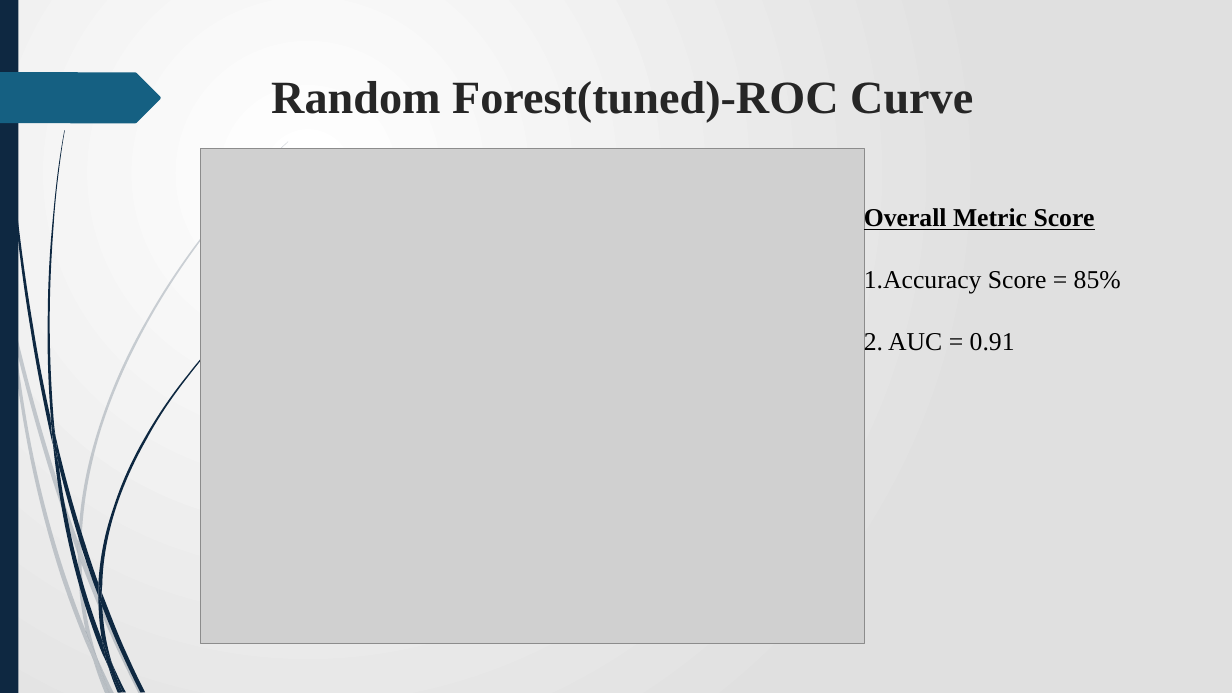
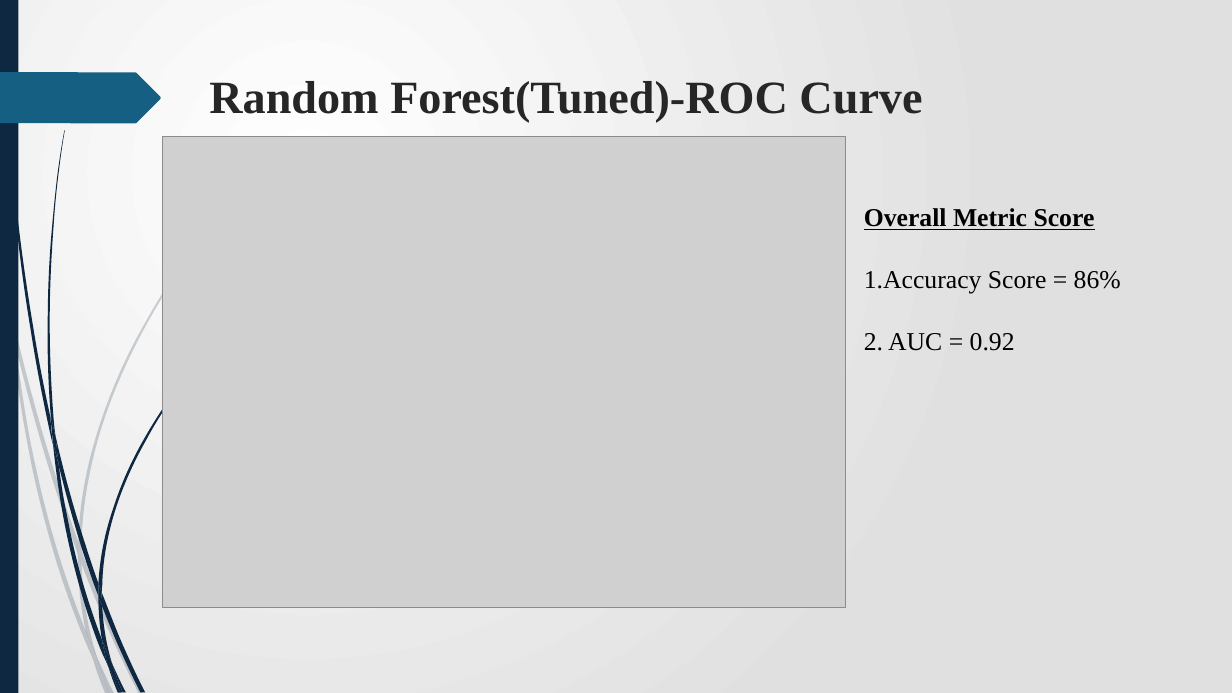
Before and after one commit to James-tech4/JAMES-PHASE-3-DSPT-8-PROJECT, a slide deck: slide 16 of Presentation.pptx. Drawn at 1232x693 pixels with LibreOffice and Linux fonts; fonts in the diff are those of the drawing; grey boxes stand for pictures. Boxes give left, top, right and bottom in pixels: in the first picture for what was removed or moved away, otherwise in the second. Text is boxed around its words. In the diff, an @@ line names an element or a change of style, - is before the commit and + after.

```diff
--- a/Presentation.pptx
+++ b/Presentation.pptx
@@ title at (x1=209, y1=81, x2=922, y2=123): text changed @@
-Random Forest(tuned)-ROC Curve
+Random Forest(Tuned)-ROC Curve
@@ picture resized from (x1=201, y1=149, x2=865, y2=643) to (x1=163, y1=137, x2=846, y2=608) @@
@@ text at (x1=864, y1=271, x2=1121, y2=351): text changed @@
-1.Accuracy Score = 85%
-2. AUC = 0.91
+1.Accuracy Score = 86%
+2. AUC = 0.92
```
Also in this commit, not shown: 3 other slides changed, 2 slides added, 2 slides removed, 1 other file.
